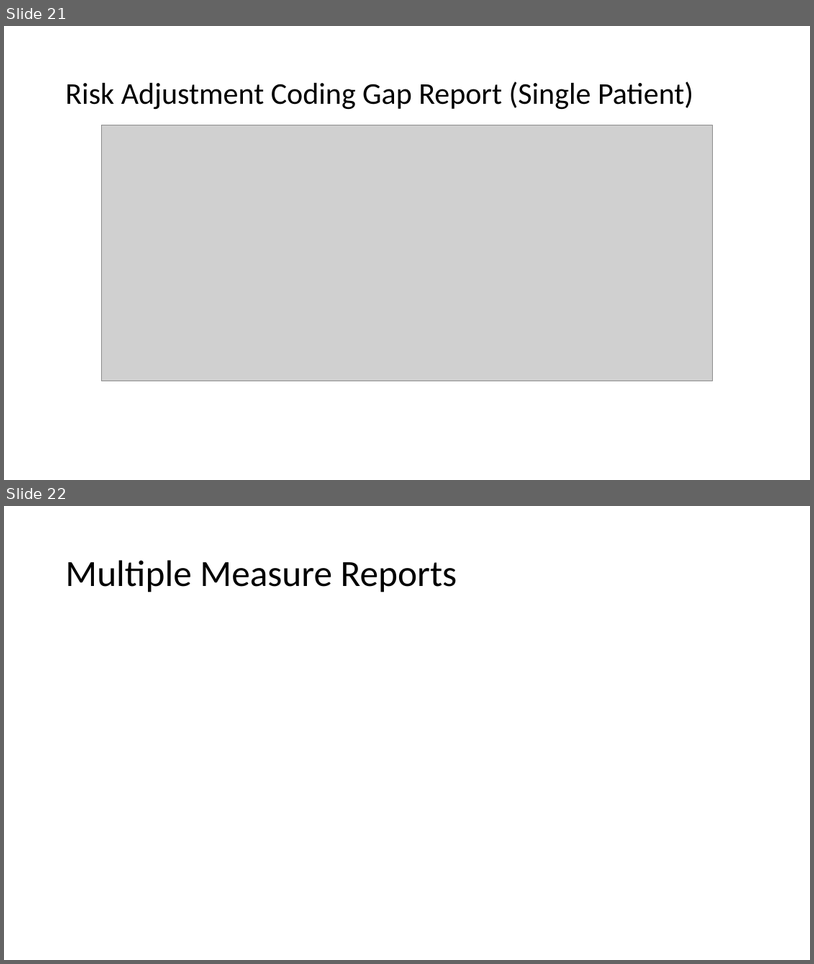
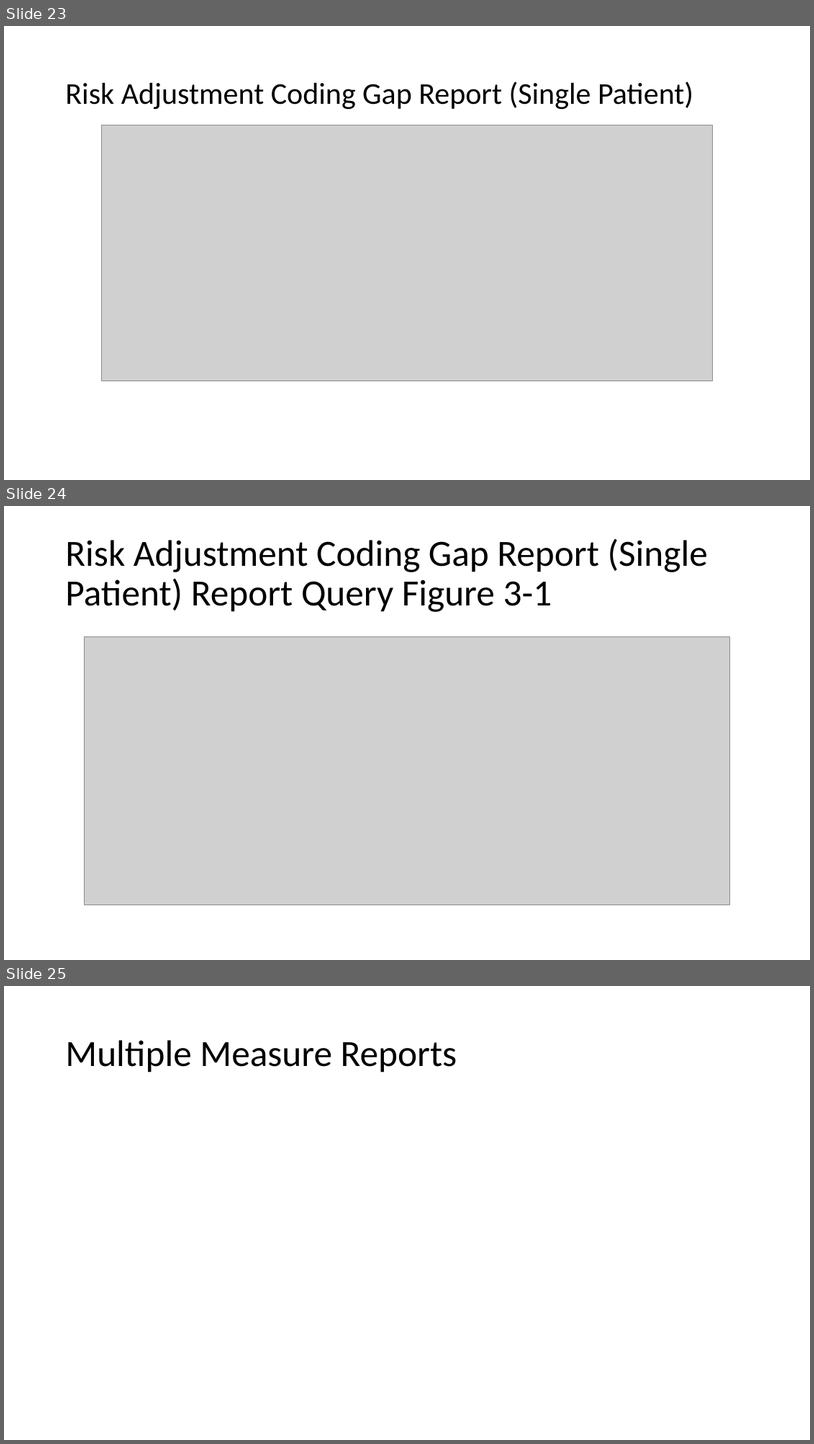
Before and after one commit to HL7/davinci-ra, a slide deck: input/images/Source/Risk Adjustment Images.pptx. Shown one above the other, each under a label of ours: slides 21 and 22 before the commit, slides 23, 24 and 25 after it. The pictures are 814x964 and 814x1444 pixels, drawn with LibreOffice and Linux fonts; fonts in the diff are those of the drawing; grey boxes stand for pictures. Boxes give left, top, right and bottom in pixels: in the first picture for what was removed or moved away, otherwise in the second. Text is boxed around its words. In the diff, an @@ line names an element or a change of style, - is before the commit and + after.

Commit message:
Updated for changes to new methodology including General-guidance, Report-generation, Report-query, and Remediation.  Includes updates to images

```diff
--- a/input/images/Source/Risk Adjustment Images.pptx
+++ b/input/images/Source/Risk Adjustment Images.pptx
@@ slide 24 added at <box>4,506,810,960</box>, background #FFFFFF @@
@@ title added at <box>65,538,708,612</box>, 44 pt, text #000000 @@
+Risk Adjustment Coding Gap Report (Single Patient) Report Query Figure 3-1
@@ picture added at <box>85,636,730,905</box> @@
@@ what was slide 21 is now slide 23 @@
@@ what was slide 22 is now slide 25 @@
```
Also in this commit, not shown: 2 other slides added, 12 other files.
